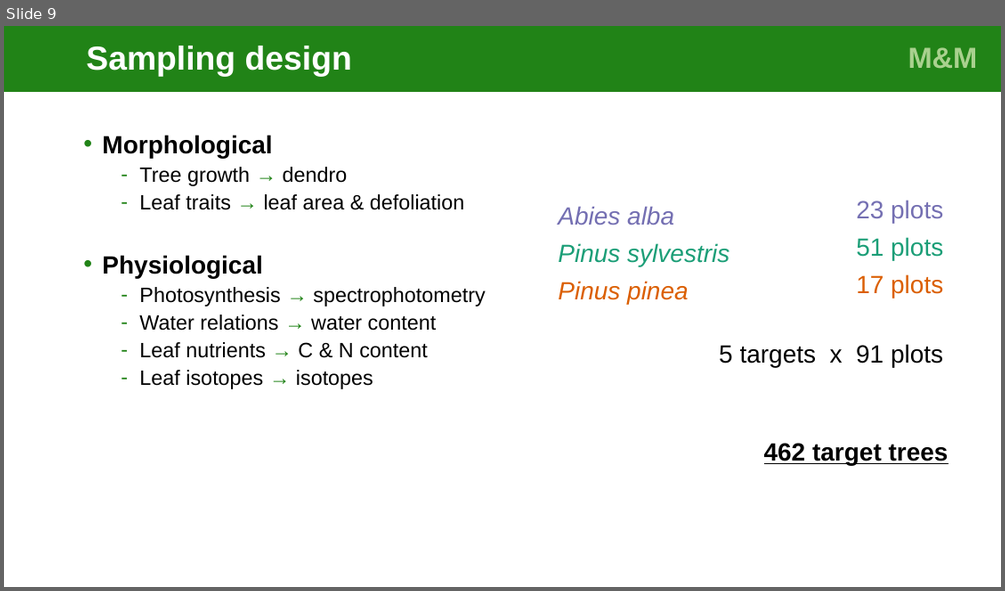
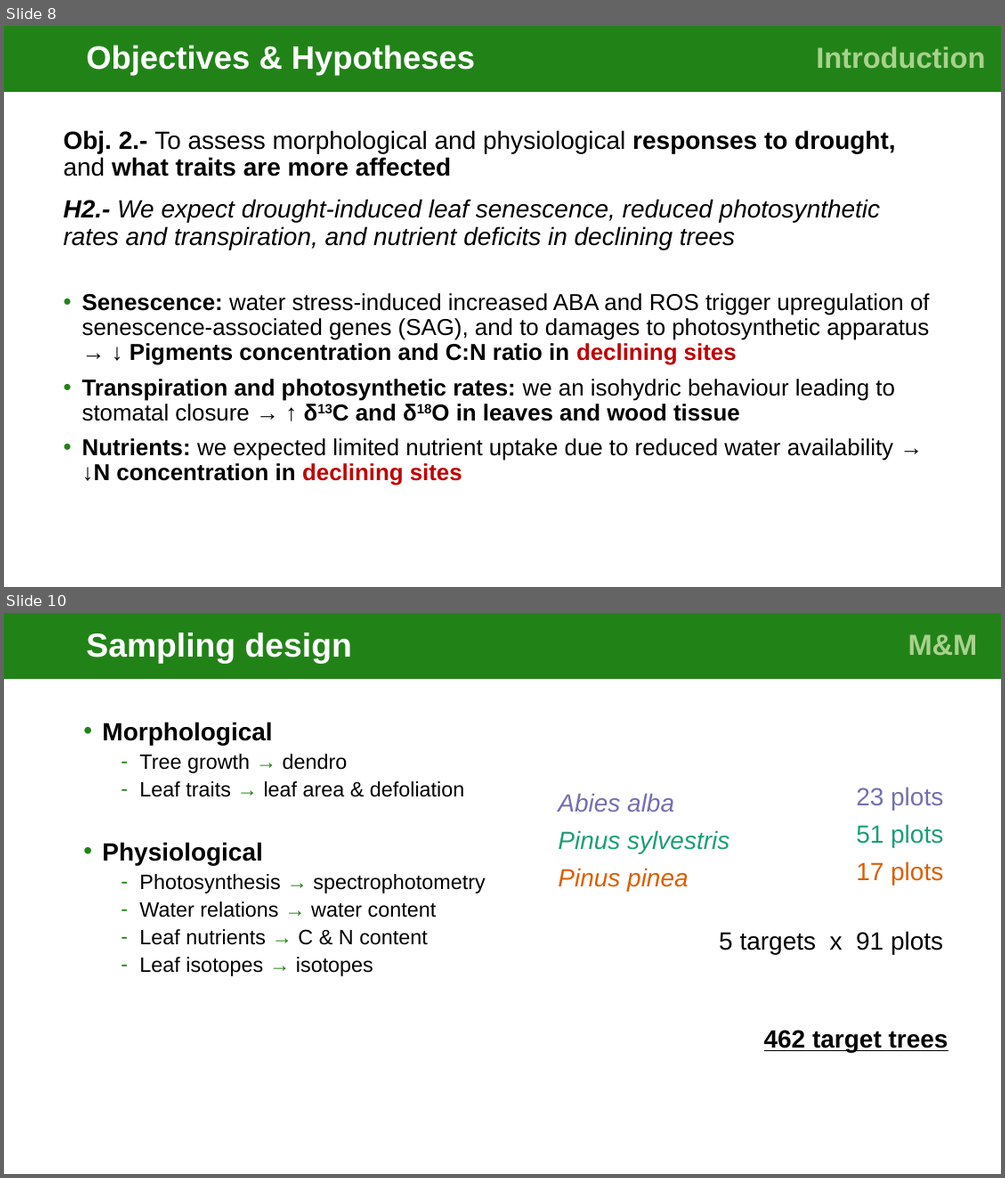
Before and after one commit to cris-fernandez/Tesis_Individuo, a slide deck: 06_ppts/exploratory_analysis_figures_v2-CFB.pptx. Shown one above the other, each under a label of ours: slide 9 before the commit, slides 8 and 10 after it; the slides between them are not shown. The pictures are 1005x591 and 1005x1178 pixels, drawn with LibreOffice and Linux fonts; fonts in the diff are those of the drawing. Boxes give left, top, right and bottom in pixels: in the first picture for what was removed or moved away, otherwise in the second. Text is boxed around its words. In the diff, an @@ line names an element or a change of style, - is before the commit and + after.

```diff
--- a/06_ppts/exploratory_analysis_figures_v2-CFB.pptx
+++ b/06_ppts/exploratory_analysis_figures_v2-CFB.pptx
@@ slide 8 added at box(4, 26, 1001, 587), background #FFFFFF @@
@@ rectangle added at box(4, 26, 797, 92), fill #218317, 31.2 pt, text #FFFFFF, bold @@
+Objectives & Hypotheses
@@ rectangle added at box(797, 26, 1001, 92), fill #218317, 28 pt, text #A9D18E, bold @@
+Introduction.
@@ text added at box(64, 130, 895, 176), 24 pt, text #000000, bold @@
+Obj. 2.- To assess morphological and physiological responses to drought, and what traits are more affected
@@ text added at box(64, 199, 881, 249), 24 pt, text #000000, italic @@
+H2.- We expect drought-induced leaf senescence, reduced photosynthetic rates and transpiration, and nutrient deficits in declining trees
@@ text added at box(82, 293, 930, 485), 22.2 pt, text #000000 @@
+• Senescence: water stress-induced increased ABA and ROS trigger upregulation of senescence-associated genes (SAG), and to damages to photosynthetic apparatus → ↓ Pigments concentration and C:N ratio in declining sites
+• Transpiration and photosynthetic rates: we an isohydric behaviour leading to stomatal closure → ↑ δ13C and δ18O in leaves and wood tissue
+• Nutrients: we expected limited nutrient uptake due to reduced water availability → ↓N concentration in declining sites
@@ what was slide 9 is now slide 10 @@
```
Also in this commit, not shown: 6 slides changed, 1 other slide added, 9 slides removed.
